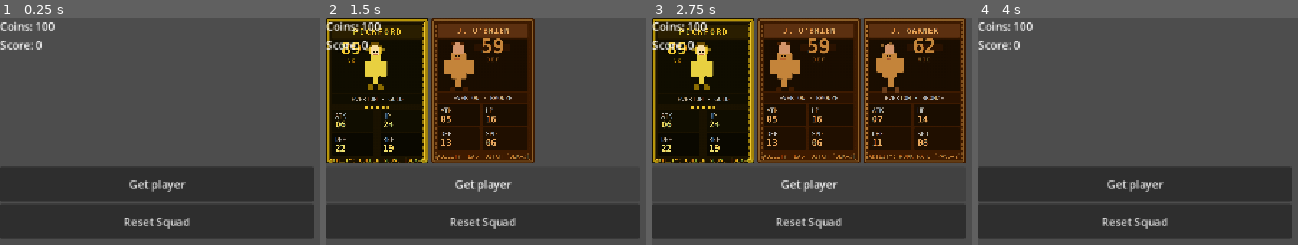
Above: before the commit, frames 1-4 (left to right).
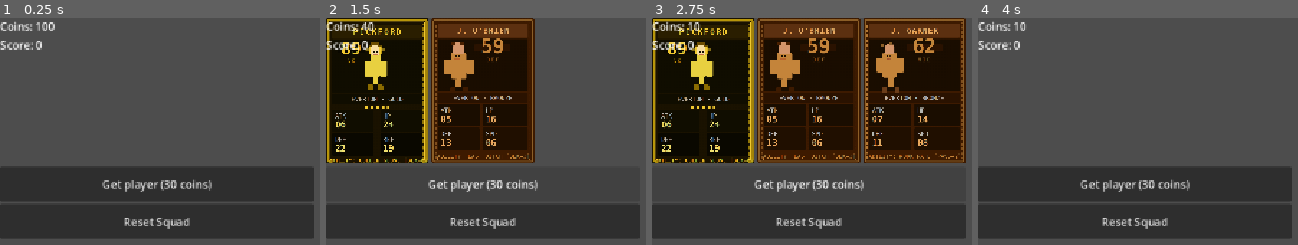
Above: after the commit, the same moments.

Repository: pauleverton/card-collection-test
Game: Godot game, scene res://main.tscn
Same seed, same stepped clock (60 frames per second), same inputs: the game is played once before the commit and once after it.
Inputs (mouse positions are in pixels of both pictures, inside the frame that each line leads up to):
- Up to frame 1 (0.25 s): no input
- Up to frame 2 (1.5 s): click "Get player" (after the commit: "Get player (30 coins)") at 0.5 s; click "Get player" (after the commit: "Get player (30 coins)") at 1.25 s
- Up to frame 3 (2.75 s): click "Get player" (after the commit: "Get player (30 coins)") at 2 s
- Up to frame 4 (4 s): click "Reset Squad" at 2.75 s; move the mouse to (outside the picture) at 3.52 s

The runs differ from the first frame. In frame 1, 0.9% of the frame differs, in the area x 31-67%, y 70-77%; in frame 2, 1.0%, in the area x 10-67%, y 1-77%; in frame 3, 1.0%; in frame 4, 1.0%.

Commit message:
added cost

Diff:
--- a/DrawCards.tscn
+++ b/DrawCards.tscn
@@ -6,6 +6,13 @@
 offset_right = 40.0
 offset_bottom = 40.0
 script = ExtResource("1_psmj0")
+
+[node name="MessageLabel" type="Label" parent="." unique_id=90605351]
+visible = false
+layout_mode = 2
+theme_override_colors/font_color = Color(1, 0.1254902, 0.16862746, 1)
+text = "Not enough coins!"
+horizontal_alignment = 2
 
 [node name="Placements" type="HBoxContainer" parent="." unique_id=1441249503]
 layout_mode = 2
@@ -35,11 +42,13 @@
 visible = false
 custom_minimum_size = Vector2(30, 30)
 layout_mode = 1
-anchors_preset = 15
+anchors_preset = 12
+anchor_top = 1.0
 anchor_right = 1.0
 anchor_bottom = 1.0
+offset_top = -31.0
 grow_horizontal = 2
-grow_vertical = 2
+grow_vertical = 0
 text = "Sell player"
 
 [node name="Slot2" type="MarginContainer" parent="Placements" unique_id=1052524310]
@@ -109,7 +118,7 @@
 [node name="GenerateTeam" type="Button" parent="." unique_id=1054239591]
 custom_minimum_size = Vector2(50, 50)
 layout_mode = 2
-text = "Get player"
+text = "Get player (30 coins)"
 
 [node name="Reset" type="Button" parent="." unique_id=2025112506]
 custom_minimum_size = Vector2(50, 50)
--- a/drawcards.gd
+++ b/drawcards.gd
@@ -1,5 +1,5 @@
 extends VBoxContainer
-
+@onready var message_label = $MessageLabel
 @onready var slots = [
 	$Placements/Slot1/Control/Card1,
 	$Placements/Slot2/Control/Card2,
@@ -40,6 +40,12 @@
 		return
 	if available_cards.is_empty():
 		return
+
+	var main = get_tree().get_first_node_in_group("main")
+	if not main.spin_player(30):
+		show_message("Not enough coins")
+		return
+
 	var card_id = available_cards.pop_back()
 	load_card(card_id, slots[next_slot])
 
@@ -138,3 +144,9 @@
 		if slot.texture == null:
 			return
 	get_parent().add_score(50)
+
+func show_message(text: String) -> void:
+	message_label.text = text
+	message_label.visible = true
+	await get_tree().create_timer(1.5).timeout
+	message_label.visible = false
--- a/main.gd
+++ b/main.gd
@@ -20,6 +20,13 @@
 	score += amount
 	update_scoreboard()
 
+func spin_player(amount: int) -> bool:
+	if coins < amount:
+		return false
+	coins -= amount
+	update_scoreboard()
+	return true
+
 func update_scoreboard() -> void:
 	if $ScoreBoard == null:
 		print("ScoreBoard node not found")
